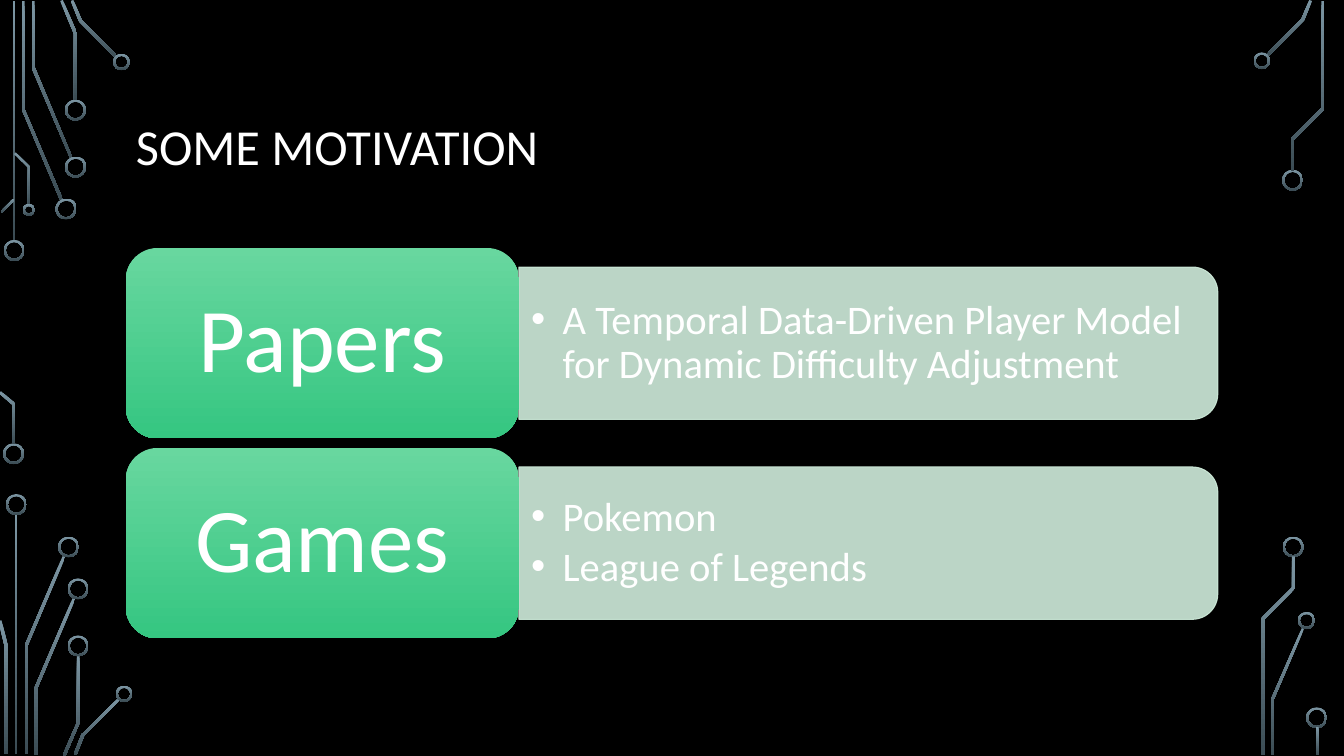
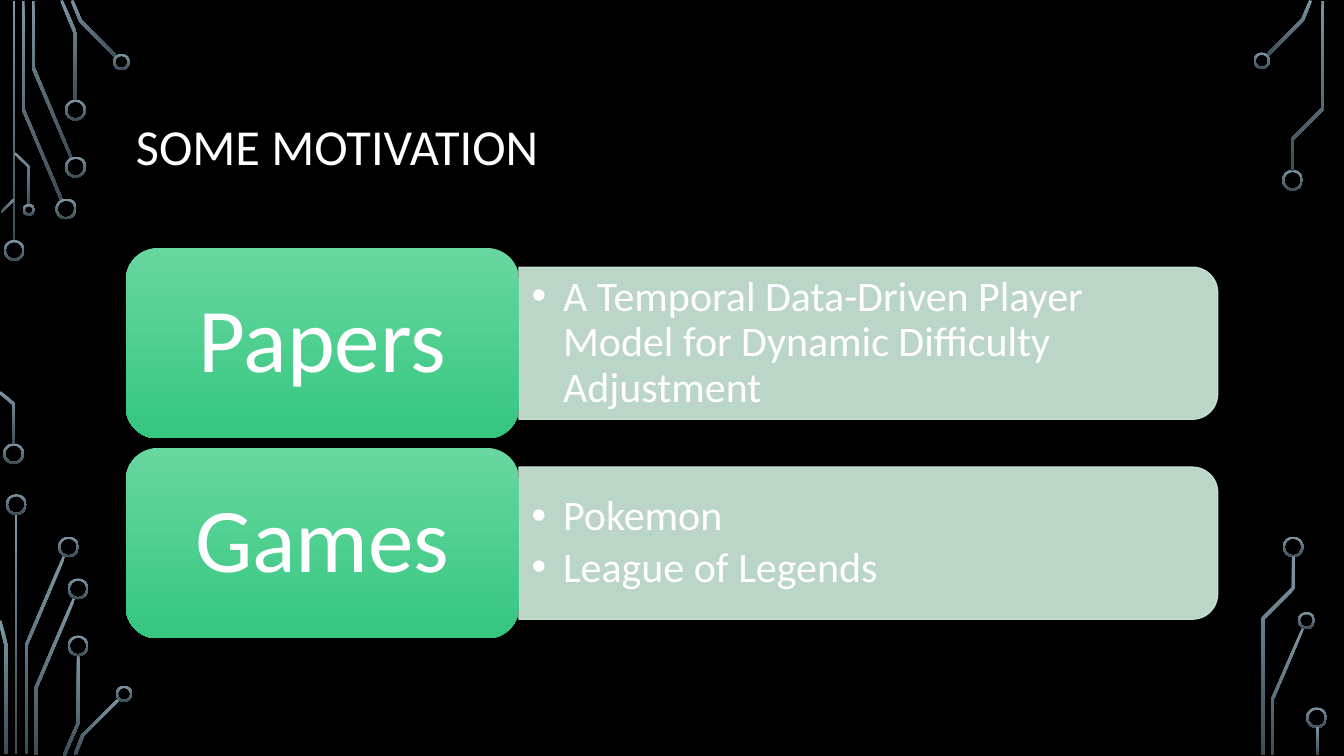
Before and after one commit to acbart/attribute-learning-system, a slide deck: slide 3 of presentation/Attribute Learning System Presentation.pptx. Drawn at 1344x756 pixels with LibreOffice and Linux fonts; fonts in the diff are those of the drawing; background and template pictures are left out. Boxes give left, top, right and bottom in pixels: in the first picture for what was removed or moved away, otherwise in the second. Text is boxed around its words. In the diff, an @@ line names an element or a change of style, - is before the commit and + after.

```diff
--- a/presentation/Attribute Learning System Presentation.pptx
+++ b/presentation/Attribute Learning System Presentation.pptx
@@ text "A Temporal Data-Driven Player Model ..." at (563,282,1083,409): size 29 to 30 pt @@
@@ text "Pokemon" at (563,501,877,589): size 29 to 30 pt @@
```
Also in this commit, not shown: 5 other slides changed, 3 slides added.
